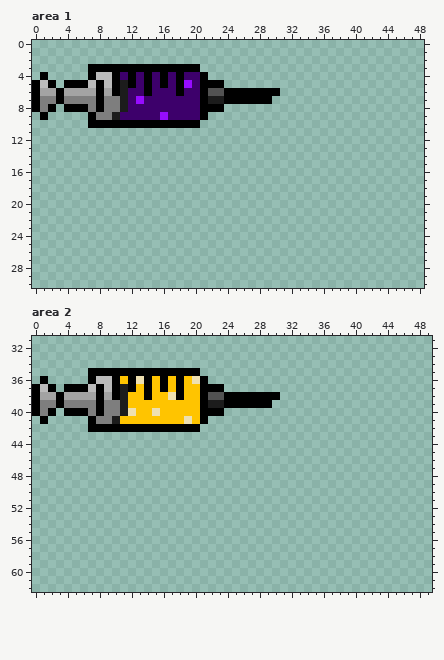
Two states of a pixel-art file, Aseprite/ux_concoctions_1.aseprite. The picture above was drawn from the file before the commit.
704x128 pixels, 1 frame. Colours within 5 levels of each other are drawn and written as one. Shown: area 1: x 0..48, y 0..30; area 2: x 0..49, y 31..62. The commit also changed other parts of the picture, which this record leaves out.
After the commit:
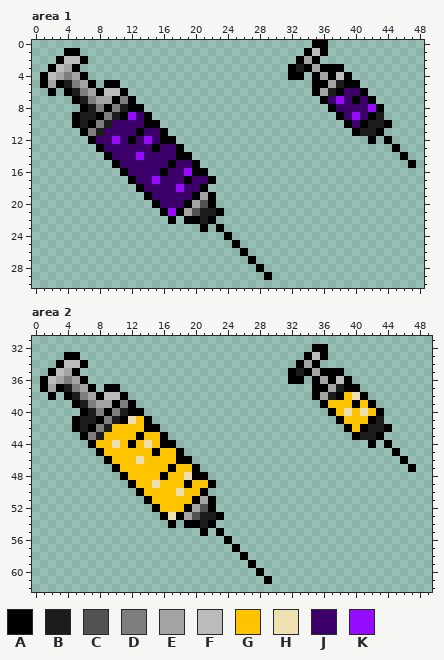
Palette (. is transparent): A #000000  B #1c1c1c  C #525252  D #7e7e7e  E #a3a3a3  F #bbbbbb  G #ffc400  H #eee0b1  J #3d006b  K #960cff
Change:
--- area 1, layers "Syringe", "LiquidLayer"
@@ x 0..48 @@
- 0 .................................................
- 1 .................................................
- 2 .................................................
- 3 .......AAAAAAAAAAAAAA............................
- 4 .A.....AFFAJAJAJAJAJJA...........................
- 5 AFA.AAAFAFABAJAJAJAKJAAA.........................
- 6 AEEAEEEEAEABJJAJJJAJJACCAAAAAAA..................
- 7 ADDADDDDADDBJKJJJJJJJABBAAAAAA...................
- 8 ADA.AAADADDBJJJJJJJJJAAA.........................
- 9 .A.....ADDBJJJJJKJJJJA...........................
-10 .......AAAAAAAAAAAAAA............................
-11 .................................................
-12 .................................................
-13 .................................................
-14 .................................................
-15 .................................................
-16 .................................................
-17 .................................................
-18 .................................................
-19 .................................................
-20 .................................................
-21 .................................................
-22 .................................................
-23 .................................................
-24 .................................................
-25 .................................................
-26 .................................................
-27 .................................................
-28 .................................................
-29 .................................................
+ 0 ...................................AA............
+ 1 ....AA............................AFA............
+ 2 ...AFFA..........................AEA.............
+ 3 ..AFEA..........................ABAEAAA..........
+ 4 .AFEDEA.........................AA.AEAFA.........
+ 5 .AEABDEA.AA........................AAEBAA........
+ 6 ..A.ABDEAFFA.......................AEBAJJA.......
+ 7 .....ABDEEADA.......................AJKJAJA......
+ 8 ......ABDADBAA.......................AJJJJKA.....
+ 9 .....ABBADBAKJA.......................AJKJAB.....
+10 .....ABADBJJJJAA.......................AJABBA....
+11 ......ADBJJJJAJJA.......................ABBA.....
+12 .......AJJKJAJKJAA........................A.A....
+13 ........AJJJJJJAJJA..........................A...
+14 .........AJJJKJJJJAA..........................A..
+15 ..........AJJJJJJAJJA..........................A.
+16 ...........AJJJJAJJKAA...........................
+17 ............AJJKJJJAJJA..........................
+18 .............AJJJJKJJA...........................
+19 ..............AJJJJJAEA..........................
+20 ...............AJJJAECA..........................
+21 ................AKAECBBA.........................
+22 .................A.AABA..........................
+23 .....................A.A.........................
+24 ........................A........................
+25 .........................A.......................
+26 ..........................A......................
+27 ...........................A.....................
+28 ............................A....................
+29 .............................A...................
 30 .................................................
--- area 2, layers "Syringe", "LiquidLayer"
@@ x 0..49 @@
 31 ..................................................
-32 ..................................................
-33 ..................................................
-34 ..................................................
-35 .......AAAAAAAAAAAAAA.............................
-36 .A.....AFFAGAHAGAGAGHA............................
-37 AFA.AAAFAFABAGAGAGAGGAAA..........................
-38 AEEAEEEEAEABGGAGGHAGGACCAAAAAAA...................
-39 ADDADDDDADDBGGGGGGGGGABBAAAAAA....................
-40 ADA.AAADADDBHGGHGGGGGAAA..........................
-41 .A.....ADDBGGGGGGGGHGA............................
-42 .......AAAAAAAAAAAAAA.............................
-43 ..................................................
-44 ..................................................
-45 ..................................................
-46 ..................................................
-47 ..................................................
-48 ..................................................
-49 ..................................................
-50 ..................................................
-51 ..................................................
-52 ..................................................
-53 ..................................................
-54 ..................................................
-55 ..................................................
-56 ..................................................
-57 ..................................................
-58 ..................................................
-59 ..................................................
-60 ..................................................
-61 ..................................................
+32 ...................................AA.............
+33 ....AA............................AFA.............
+34 ...AFFA..........................AEA..............
+35 ..AFEA..........................ABAEAAA...........
+36 .AFEDEA.........................AA.AEAFA..........
+37 .AEABDEA.AA........................AAEBAA.........
+38 ..A.ABDEAFFA.......................AEBAGHA........
+39 .....ABDEEADA.......................AGGGAGA.......
+40 ......ABDADBAA.......................AGHGHGA......
+41 .....ABBADBAHGA.......................AGGGAB......
+42 .....ABADBGGGGAA.......................AGABBA.....
+43 ......ADBGGGGAGGA.......................ABBA......
+44 .......AGGHGAGHGAA........................A.A.....
+45 ........AGGGGGGAGGA..........................A....
+46 .........AGGGHGGGGAA..........................A...
+47 ..........AGGGGGGAGGA..........................A..
+48 ...........AGGGGAGGHAA............................
+49 ............AGGHGGGAGGA...........................
+50 .............AGGGGHGGA............................
+51 ..............AGGGGGAEA...........................
+52 ...............AGGGAECA...........................
+53 ................AHAECBBA..........................
+54 .................A.AABA...........................
+55 .....................A.A..........................
+56 ........................A.........................
+57 .........................A........................
+58 ..........................A.......................
+59 ...........................A......................
+60 ............................A.....................
+61 .............................A....................
 62 ..................................................
Changed places in both pictures, as pixel boxes (x1, y1, x2, y2):
changed: (32, 40, 416, 280)
changed: (32, 344, 416, 584)
